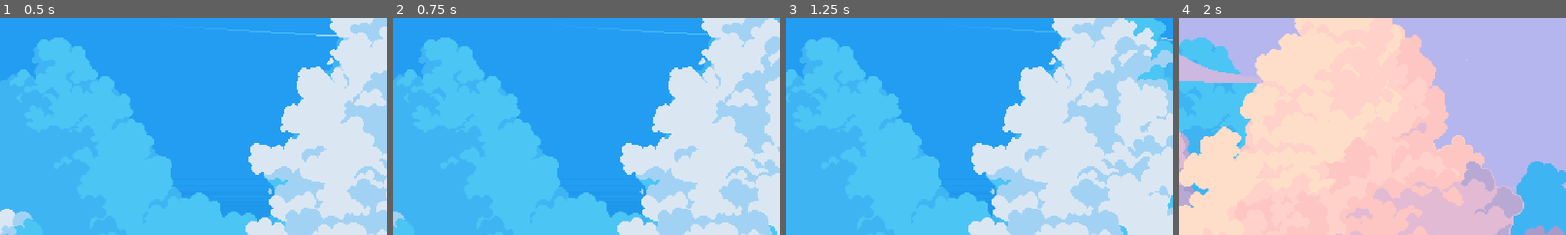
Above: before the commit, frames 1-4 (left to right).
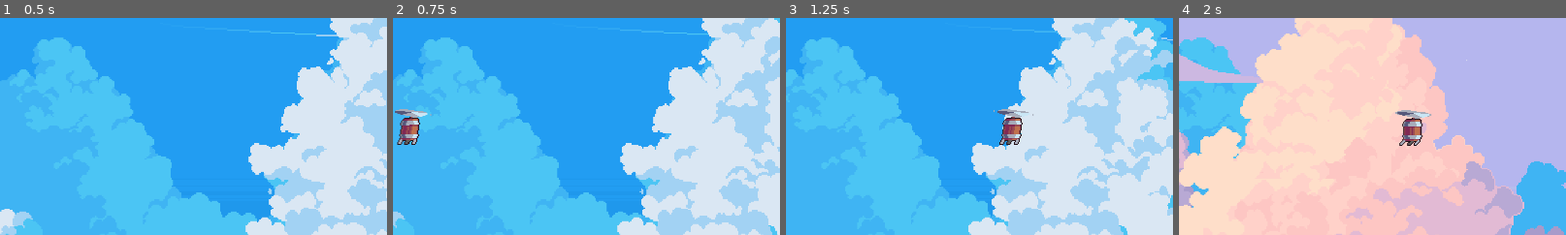
Above: after the commit, the same moments.

Repository: linkinmjs/megalo
Game: Godot game, scene res://scenes/main.tscn
Two runs of this game, one before a commit and one after it. Both use one fixed random seed, a clock stepped at 60 frames per second and the inputs below.
Inputs:
- Up to frame 1 (0.5 s): no input
- Up to frame 2 (0.75 s): click "ONCE PLAY" at 0.5 s
- Up to frame 3 (1.25 s): no input
- Up to frame 4 (2 s): hold E (action) from 1.28 s (still down)
The pictures show only the part of the screen within x 0-50%, y 25-75%; the shares and areas given below are measured in that part.

Frame 1 is identical in both runs. In frame 2, 0.8% of the frame differs, in the area x 0-11%, y 41-59%; in frame 3, 0.7%; in frame 4, 0.8%, in the area x 55-66%, y 42-59%.

Commit message:
Add music

Diff:
--- a/game_manager.gd
+++ b/game_manager.gd
@@ -4,13 +4,18 @@
 	"res://scenes/levels/level00.tscn",
 	"res://scenes/levels/level01.tscn"
 ]
+@export var player_scene: PackedScene = preload("res://scenes/player/player.tscn")
+@export var song_stream: AudioStream = preload("res://assets/sounds/background/Megalo.mp3")
 
+var music: AudioStreamPlayer
 var levels: Array[PackedScene] = []
 var current_level: CanvasLayer
 var current_index: int = 0
 var is_changing := false
 
-var fade_rect: ColorRect    # se inicializa en _ensure_fade()
+var fade_rect: ColorRect
+var actor_layer: CanvasLayer           # capa donde va el Player
+var player: Node2D                     # referencia al Player
 
 func _ready() -> void:
 	# Cargar escenas
@@ -22,11 +27,44 @@
 		push_error("GameManager: no hay niveles en level_paths.")
 		return
 
-	# Asegurar overlay de fade (lo crea si no existe)
+	# Capas auxiliares
 	_ensure_fade()
+	_ensure_actor_layer()
 
-	# Instanciar primer nivel
+	# Instanciar primer nivel (solo background)
 	_spawn_level(0)
+
+# Llamado por el botón Play del menú
+func start_game() -> void:
+	if player: return
+	_spawn_player_intro()
+	_ensure_music()
+	if not music.playing:
+		music.play()
+
+func _spawn_player_intro() -> void:
+	if not player_scene:
+		push_error("Asigná player_scene en GameManager.")
+		return
+
+	player = player_scene.instantiate() as Node2D
+	if not player:
+		push_error("Player.tscn no es Node2D.")
+		return
+
+	actor_layer.add_child(player)
+
+	# Colocar fuera de pantalla a la izquierda
+	var size := get_viewport().get_visible_rect().size
+	var start_pos := Vector2(-0.25 * size.x, size.y * 0.5)  # 25% fuera de pantalla
+	var end_pos := Vector2(size.x * 0.3, size.y * 0.5)      # centro
+
+	player.position = start_pos
+
+	# Animación de entrada
+	var t := create_tween()
+	t.set_trans(Tween.TRANS_CUBIC).set_ease(Tween.EASE_OUT)
+	t.tween_property(player, "position", end_pos, 0.9)
 
 func _input(event: InputEvent) -> void:
 	if event.is_action_pressed("action") and not is_changing:
@@ -40,11 +78,9 @@
 
 	var old_level := current_level
 
-	# Fade out a negro
 	var t := create_tween()
 	t.tween_property(fade_rect, "modulate:a", 1.0, 0.3).from(fade_rect.modulate.a)
 	t.finished.connect(func ():
-		# Swap durante negro
 		if old_level:
 			old_level.queue_free()
 
@@ -55,10 +91,10 @@
 			return
 
 		add_child(new_level)
+		move_child(actor_layer, get_child_count()-1)  # asegurar Player por encima
 		current_level = new_level
 		current_index = next_index
 
-		# Fade in
 		var t2 := create_tween()
 		t2.tween_property(fade_rect, "modulate:a", 0.0, 0.3)
 		t2.finished.connect(func ():
@@ -74,26 +110,25 @@
 	add_child(lvl)
 	current_level = lvl
 	current_index = index
+	# Mantener actor_layer al tope
+	move_child(actor_layer, get_child_count()-1)
 
 func _ensure_fade() -> void:
-	# Busca un overlay existente (opcional)
 	if has_node("FadeLayer/Fade"):
 		fade_rect = get_node("FadeLayer/Fade") as ColorRect
 		return
 
-	# Crea CanvasLayer + ColorRect pantalla completa
 	var layer := CanvasLayer.new()
 	layer.name = "FadeLayer"
-	layer.layer = 100   # por encima de todo
+	layer.layer = 100
 	add_child(layer)
 
 	var cr := ColorRect.new()
 	cr.name = "Fade"
-	cr.color = Color(0, 0, 0, 1)   # negro
-	cr.modulate.a = 0.0            # transparente inicial
+	cr.color = Color(0, 0, 0, 1)
+	cr.modulate.a = 0.0
 	cr.mouse_filter = Control.MOUSE_FILTER_IGNORE
 
-	# Anclar a pantalla completa
 	cr.anchor_left = 0.0
 	cr.anchor_top = 0.0
 	cr.anchor_right = 1.0
@@ -105,3 +140,21 @@
 
 	layer.add_child(cr)
 	fade_rect = cr
+
+func _ensure_actor_layer() -> void:
+	if has_node("ActorLayer"):
+		actor_layer = get_node("ActorLayer") as CanvasLayer
+		return
+	actor_layer = CanvasLayer.new()
+	actor_layer.name = "ActorLayer"
+	actor_layer.layer = 10  # por encima de backgrounds (que suelen estar en 0)
+	add_child(actor_layer)
+
+func _ensure_music() -> void:
+	if music: return
+	music = AudioStreamPlayer.new()
+	music.name = "MusicPlayer"
+	music.bus = "Music"  # o "Master" si no creaste el bus Music
+	music.stream = song_stream
+	music.volume_db = -6.0
+	add_child(music)
--- a/scenes/main.tscn
+++ b/scenes/main.tscn
@@ -8,10 +8,10 @@
 [node name="Main" type="Node2D" groups=["main"]]
 script = ExtResource("1_tefeu")
 
-[node name="ManuBackground" parent="." instance=ExtResource("1_0wfyh")]
-
 [node name="Camera2D" type="Camera2D" parent="."]
 position = Vector2(960, 540)
 script = ExtResource("5_tbgi4")
 
 [node name="Menu" parent="Camera2D" instance=ExtResource("3_sugp2")]
+
+[node name="ManuBackground" parent="Camera2D/Menu" instance=ExtResource("1_0wfyh")]
--- a/scenes/player/player.tscn
+++ b/scenes/player/player.tscn
@@ -41,6 +41,7 @@
 [node name="Player" type="Node2D"]
 
 [node name="AnimatedSprite2D" type="AnimatedSprite2D" parent="."]
+scale = Vector2(2.5, 2.5)
 sprite_frames = SubResource("SpriteFrames_75vfm")
 autoplay = "default"
 frame_progress = 0.516974
--- a/scripts/camera_2d.gd
+++ b/scripts/camera_2d.gd
@@ -1,4 +1,4 @@
 extends Camera2D
 
-func _physics_process(delta: float) -> void:
+func _physics_process(_delta: float) -> void:
 	global_position += Vector2(5, 0)
--- a/scripts/menu.gd
+++ b/scripts/menu.gd
@@ -1,10 +1,9 @@
 extends Control
 
-
 func _on_play_button_pressed() -> void:
+	GameManager.start_game()
+	GameManager.change_level(0)
 	queue_free()
-	GameManager.change_level(0)
-
 
 func _on_quit_button_pressed() -> void:
 	get_tree().quit()
Not shown, added: assets/sounds/background/Megalo.mp3.import
Not shown, removed: assets/sounds/background/background.mp3.import
Not shown, added: assets/sounds/background/Megalo.mp3
Not shown, removed: assets/sounds/background/background.mp3
